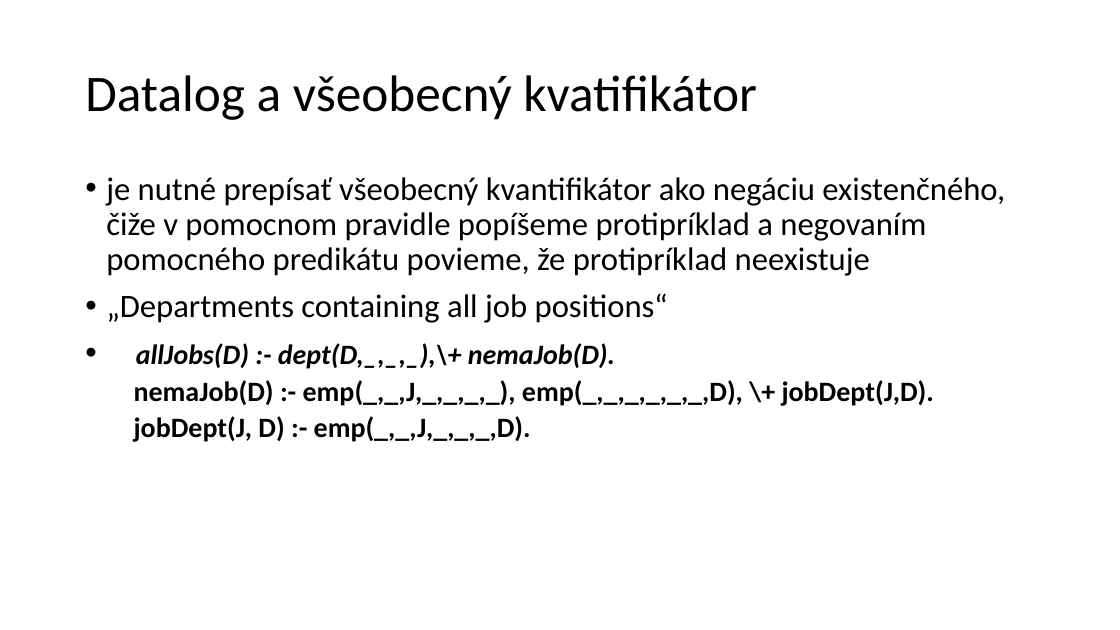
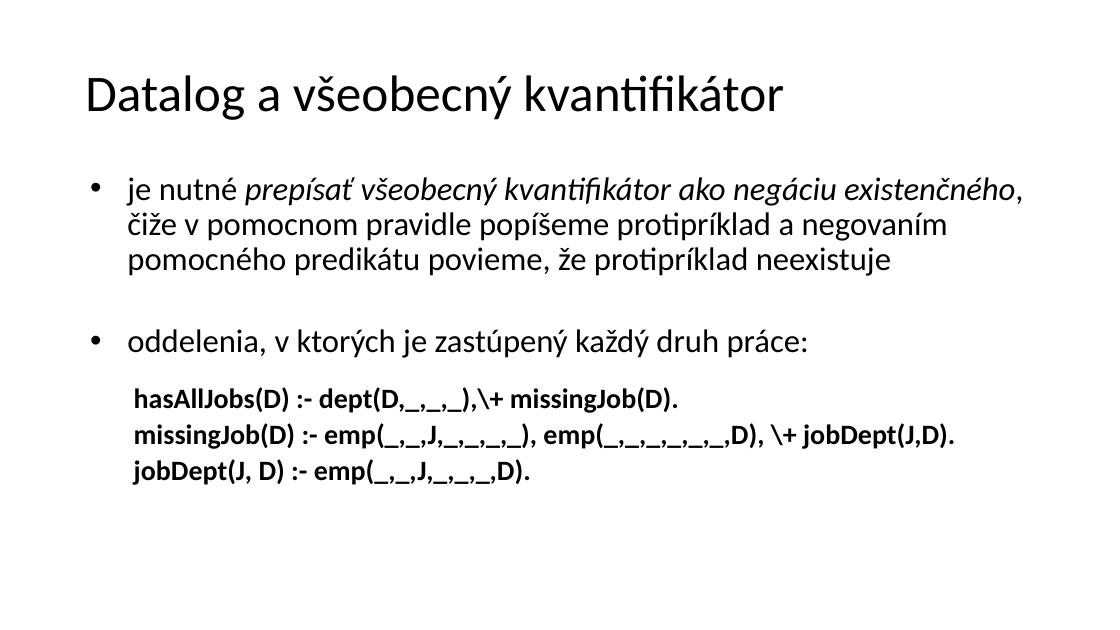
Before and after one commit to janmazak/db_praktikum, a slide deck: slide 7 of materialy/02/datalog.pptx (slide 8 before the commit). Drawn at 1120x630 pixels with LibreOffice and Linux fonts; fonts in the diff are those of the drawing. Boxes give left, top, right and bottom in pixels: in the first picture for what was removed or moved away, otherwise in the second. Text is boxed around its words. In the diff, an @@ line names an element or a change of style, - is before the commit and + after.

```diff
--- a/materialy/02/datalog.pptx
+++ b/materialy/02/datalog.pptx
@@ text at (85, 75, 784, 120): text changed @@
-Datalog a všeobecný kvatifikátor
+Datalog a všeobecný kvantifikátor
@@ text at (127, 177, 1023, 276): italic on in "prepísať všeobecný kvantifikátor ako negáciu existenčného,"; indent changed; less space between paragraphs @@
@@ text at (127, 329, 955, 449): text changed @@
-• „Departments containing all job positions“
-• allJobs(D) :- dept(D,_,_,_),\+ nemaJob(D).
-nemaJob(D) :- emp(_,_,J,_,_,_,_), emp(_,_,_,_,_,_,D), \+ jobDept(J,D).
+• oddelenia, v ktorých je zastúpený každý druh práce:
+hasAllJobs(D) :- dept(D,_,_,_),\+ missingJob(D).
+missingJob(D) :- emp(_,_,J,_,_,_,_), emp(_,_,_,_,_,_,D), \+ jobDept(J,D).
```
Also in this commit, not shown: 5 other slides changed, 1 slide removed, 12 other files.
